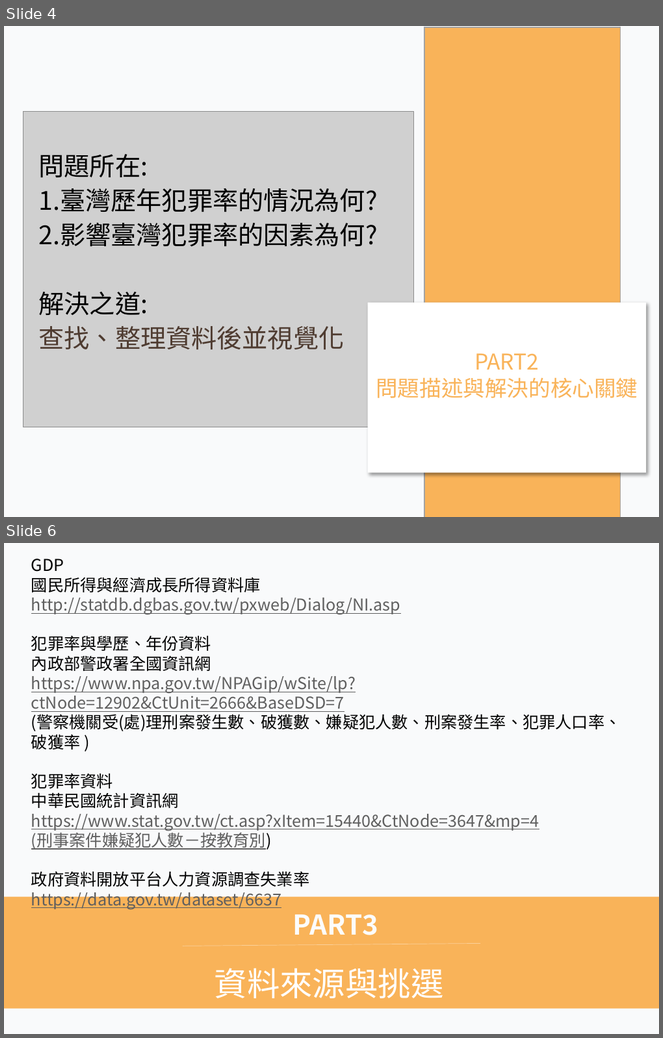
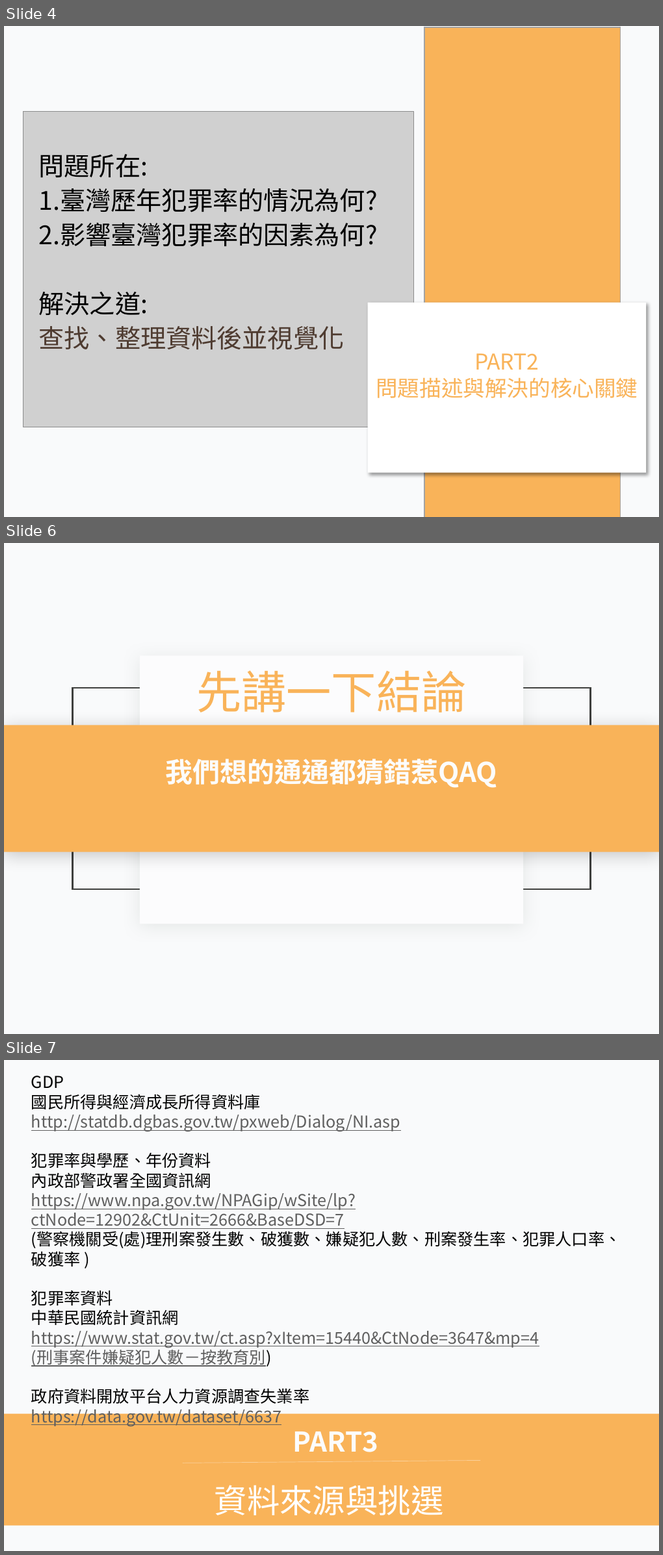
Before and after one commit to Vladislav292/finalproj, a slide deck: Final_project3.pptx. Shown one above the other, each under a label of ours: slides 4 and 6 before the commit, slides 4, 6 and 7 after it; the slides between them are not shown. The pictures are 663x1038 and 663x1555 pixels, drawn with LibreOffice and Linux fonts; fonts in the diff are those of the drawing; grey boxes stand for pictures. Boxes give left, top, right and bottom in pixels: in the first picture for what was removed or moved away, otherwise in the second. Text is boxed around its words. In the diff, an @@ line names an element or a change of style, - is before the commit and + after.

```diff
--- a/Final_project3.pptx
+++ b/Final_project3.pptx
@@ slide 6 added at <box>4,543,659,1034</box>, background #F9FAFB @@
@@ rectangle added at <box>140,655,523,925</box>, fill #FCFCFD @@
@@ text added at <box>196,670,466,713</box>, 49.5 pt, text #F9B359 @@
+先講一下結論
@@ rectangle added at <box>73,688,590,889</box>, outline #3F403E 2 pt @@
@@ rounded rectangle added at <box>4,725,659,852</box>, fill #F9B359 @@
@@ text added at <box>166,759,498,788</box>, 30 pt, text #FCFCFD, bold @@
+我們想的通通都猜錯惹QAQ
@@ what was slide 6 is now slide 7 @@
```
Also in this commit, not shown: 4 slides changed.
